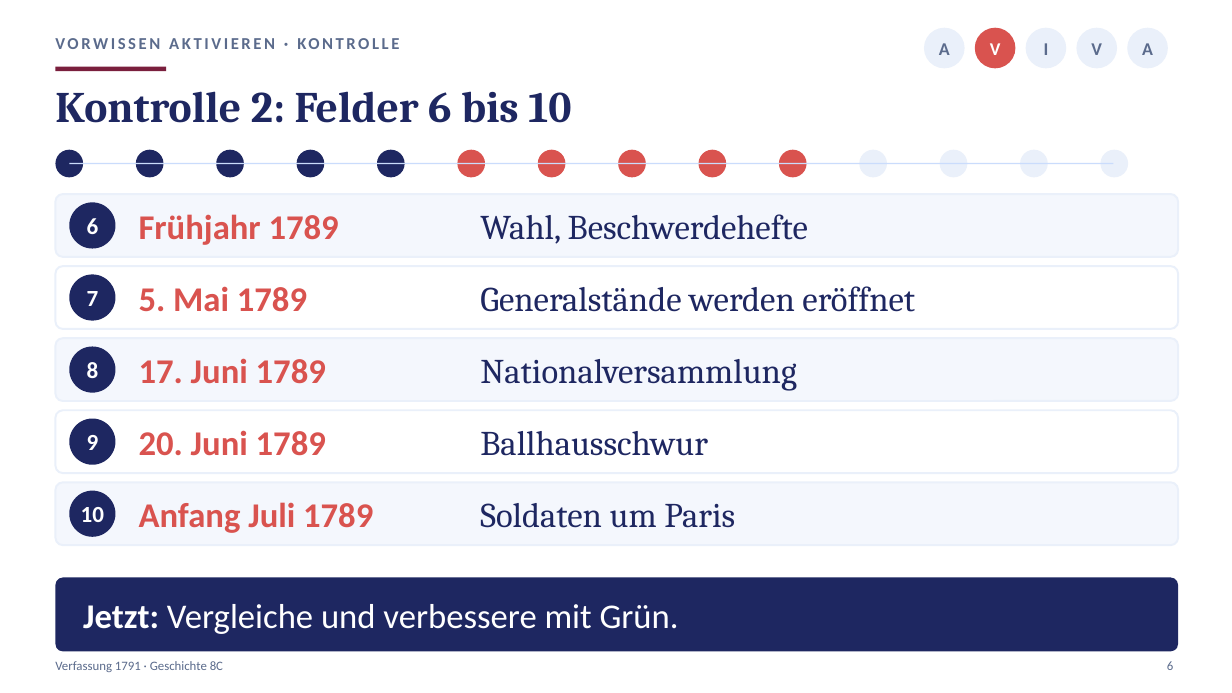
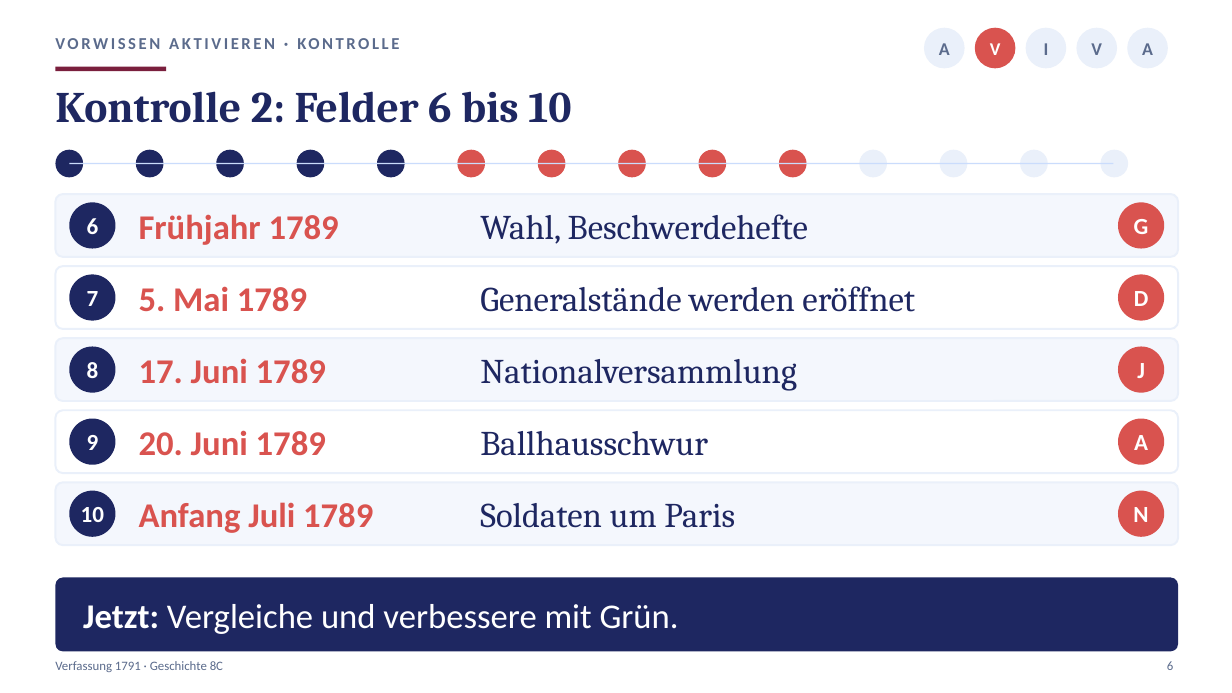
Before and after one commit to golzkonstantin-gif/Schule, a slide deck: slide 6 of Geschichte_8/Stunde5_Verfassung/Praesentation_Stunde5_Verfassung_8C.pptx. Drawn at 1232x693 pixels with LibreOffice and Linux fonts; fonts in the diff are those of the drawing. Boxes give left, top, right and bottom in pixels: in the first picture for what was removed or moved away, otherwise in the second. Text is boxed around its words. In the diff, an @@ line names an element or a change of style, - is before the commit and + after.

```diff
--- a/Geschichte_8/Stunde5_Verfassung/Praesentation_Stunde5_Verfassung_8C.pptx
+++ b/Geschichte_8/Stunde5_Verfassung/Praesentation_Stunde5_Verfassung_8C.pptx
@@ ellipse added at (1118, 202, 1165, 249), fill #D9534F @@
@@ text added at (1134, 219, 1149, 234), 18 pt, text #FFFFFF, bold @@
+G
@@ ellipse added at (1118, 274, 1165, 321), fill #D9534F @@
@@ text added at (1134, 291, 1149, 306), 18 pt, text #FFFFFF, bold @@
+D
@@ ellipse added at (1118, 347, 1165, 393), fill #D9534F @@
@@ text added at (1137, 363, 1145, 378), 18 pt, text #FFFFFF, bold @@
+J
@@ ellipse added at (1118, 419, 1165, 465), fill #D9534F @@
@@ text added at (1134, 435, 1148, 450), 18 pt, text #FFFFFF, bold @@
+A
@@ ellipse added at (1118, 491, 1165, 537), fill #D9534F @@
@@ text added at (1133, 507, 1148, 522), 18 pt, text #FFFFFF, bold @@
+N
```
Also in this commit, not shown: 2 other slides changed, 27 other files.
